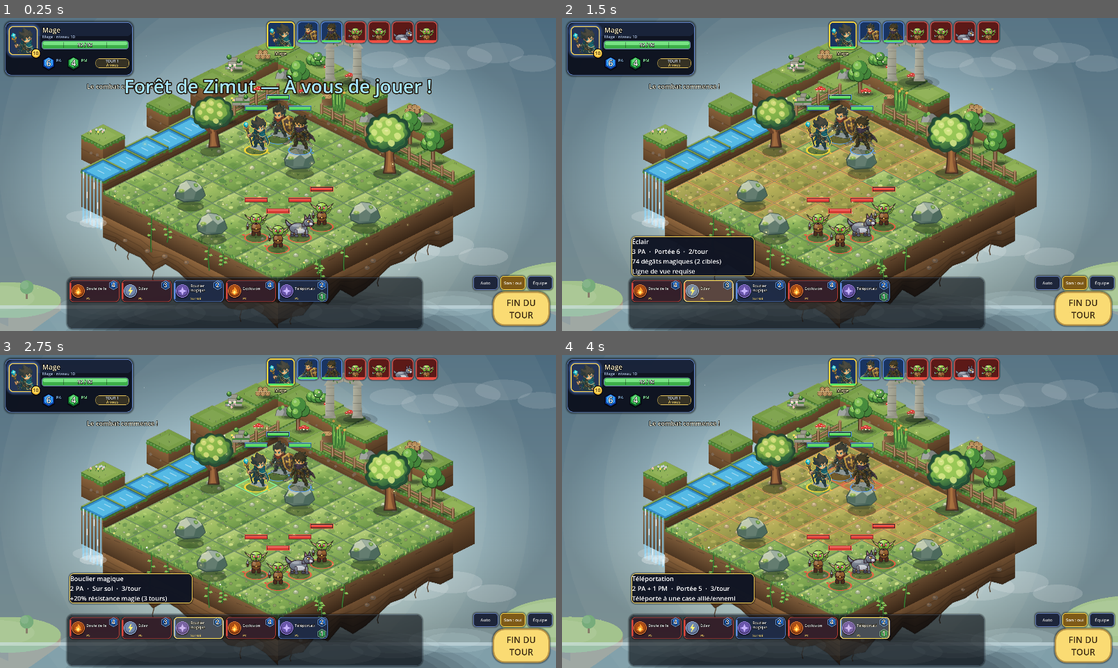
Above: before the commit, frames 1-4 (two rows, left to right).
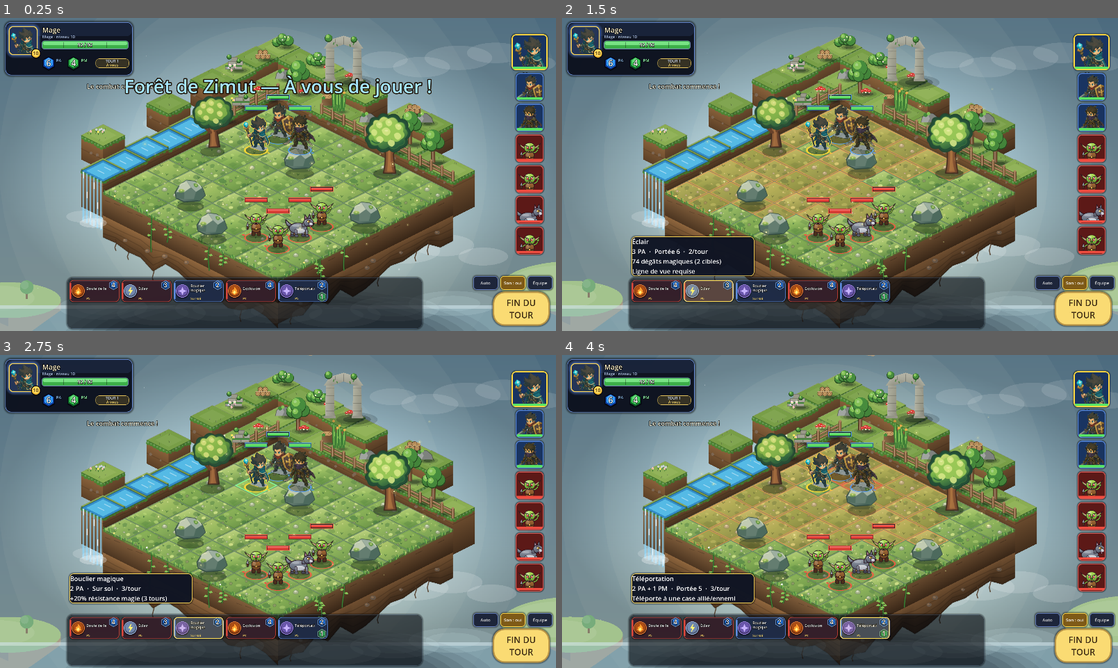
Above: after the commit, the same moments.

Repository: CharlieG42/Zimut
Game: Godot game, scene res://scenes/Main.tscn
Same seed, same stepped clock (60 frames per second), same inputs: the game is played once before the commit and once after it. This scene is started directly instead of the project's main scene.
Inputs (mouse positions are in pixels of both pictures, inside the frame that each line leads up to):
- Up to frame 1 (0.25 s): no input
- Up to frame 2 (1.5 s): click (656, 290) at 0.52 s; click (706, 290) at 1.27 s
- Up to frame 3 (2.75 s): click (200, 627) at 2.02 s
- Up to frame 4 (4 s): click (812, 627) at 2.77 s; click (862, 627) at 3.52 s

The runs differ from the first frame. In frame 1, 6.0% of the frame differs, in the area x 47-99%, y 0-76%; in frame 2, 6.0%; in frame 3, 6.0%; in frame 4, 6.0%.

Commit message:
Turn order bar: vertical on the right edge, larger portraits
- TimelineView is now a vertical column anchored to the right edge
  (154px wide, top to bottom, entity in turn at the head).
- Portraits enlarged: active entity 124px (was 96), others 96px (was 74),
  with slightly bigger health bars and class label under the active one.
- Hover info card shifted left of the timeline so nothing overlaps.

Co-authored-by: CharlieG42 <CharlieG42@users.noreply.github.com>

Diff:
--- a/prototype/zimut/scripts/UIManager.gd
+++ b/prototype/zimut/scripts/UIManager.gd
@@ -399,15 +399,16 @@
 			var e: Dictionary = gm.turn_order[(start + k) % gm.turn_order.size()]
 			if gm.is_alive(e):
 				order.append(e)
-		var total_w: float = 0.0
+		# Colonne verticale : vignettes centrées, de haut en bas
+		var total_h: float = 0.0
 		for k: int in range(order.size()):
-			total_w += (96.0 if k == 0 else 74.0) + 8.0
-		var x: float = (size.x - total_w) * 0.5
+			total_h += (124.0 if k == 0 else 96.0) + 10.0
+		var y: float = maxf(4.0, (size.y - total_h) * 0.5)
 		for k: int in range(order.size()):
 			var e2: Dictionary = order[k]
 			var big: bool = (k == 0)
-			var w: float = 96.0 if big else 74.0
-			var y: float = 6.0
+			var w: float = 124.0 if big else 96.0
+			var x: float = (size.x - w) * 0.5
 			var team_col: Color = Color(0.22, 0.45, 0.85)
 			if e2["entity_type"] == "Summon":
 				team_col = Color(0.25, 0.70, 0.45)
@@ -431,13 +432,13 @@
 				draw_string(font, rect.position + Vector2(0, w * 0.6), String(e2["classe"]).substr(0, 3), HORIZONTAL_ALIGNMENT_CENTER, w, 20, Color.WHITE)
 			# Barre de vie
 			var ratio: float = clampf(float(e2["current_pv"]) / maxf(1.0, float(e2["max_pv"])), 0.0, 1.0)
-			var hb := Rect2(x + 4.0, y + w - 10.0, w - 8.0, 7.0)
+			var hb := Rect2(x + 4.0, y + w - 12.0, w - 8.0, 8.0)
 			draw_rect(hb, Color(0, 0, 0, 0.8))
 			draw_rect(Rect2(hb.position, Vector2(hb.size.x * ratio, hb.size.y)), Color(0.35, 0.9, 0.4) if e2["team"] == "player" else Color(0.95, 0.3, 0.25))
 			if big:
-				draw_string_outline(font, Vector2(x, y + w + 20.0), String(e2["classe"]), HORIZONTAL_ALIGNMENT_CENTER, w, 16, 5, Color(0, 0, 0, 0.9))
-				draw_string(font, Vector2(x, y + w + 20.0), String(e2["classe"]), HORIZONTAL_ALIGNMENT_CENTER, w, 16, Color(1, 0.95, 0.75))
-			x += w + 8.0
+				draw_string_outline(font, Vector2(x, y + w + 22.0), String(e2["classe"]), HORIZONTAL_ALIGNMENT_CENTER, w, 18, 5, Color(0, 0, 0, 0.9))
+				draw_string(font, Vector2(x, y + w + 22.0), String(e2["classe"]), HORIZONTAL_ALIGNMENT_CENTER, w, 18, Color(1, 0.95, 0.75))
+			y += w + 10.0
 
 
 class StatsView extends Control:
@@ -663,16 +664,19 @@
 	# lorsque le viewport est redimensionné par le mode stretch Android.
 	_root.resized.connect(_on_hud_resized)
 
-	# Timeline : ancrée à droite du bord, la vignette occupe le haut-gauche
+	# Timeline : colonne VERTICALE sur le bord droit, de haut en bas.
+	# L'entité active est en tête (vignette agrandie), les suivantes en dessous.
 	var tl := TimelineView.new()
 	tl.gm = game_manager
 	tl.mouse_filter = Control.MOUSE_FILTER_IGNORE
 	tl.anchor_left = 1.0
 	tl.anchor_right = 1.0
-	tl.offset_left = -1380.0
-	tl.offset_right = -20.0
-	tl.offset_top = 6.0
-	tl.offset_bottom = 140.0
+	tl.anchor_top = 0.0
+	tl.anchor_bottom = 1.0
+	tl.offset_left = -168.0
+	tl.offset_right = -14.0
+	tl.offset_top = 10.0
+	tl.offset_bottom = -208.0
 	_root.add_child(tl)
 	_timeline = tl
 
@@ -826,8 +830,8 @@
 	_info_panel.add_theme_stylebox_override("panel", _flat(COL_PANEL, COL_BORDER, 14, 2))
 	_info_panel.anchor_left = 1.0
 	_info_panel.anchor_right = 1.0
-	_info_panel.offset_left = -330.0
-	_info_panel.offset_right = -20.0
+	_info_panel.offset_left = -330.0 - 170.0
+	_info_panel.offset_right = -20.0 - 170.0
 	_info_panel.offset_top = 160.0
 	_info_panel.offset_bottom = 330.0
 	_info_panel.mouse_filter = Control.MOUSE_FILTER_IGNORE
